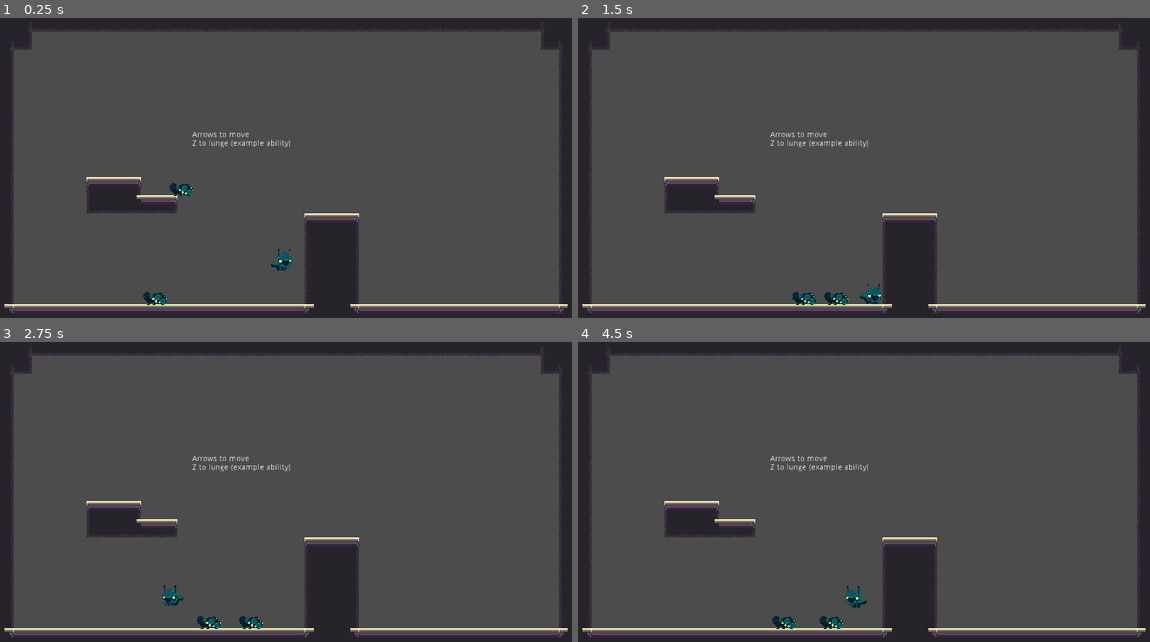
Above: before the commit, frames 1-4 (two rows, left to right).
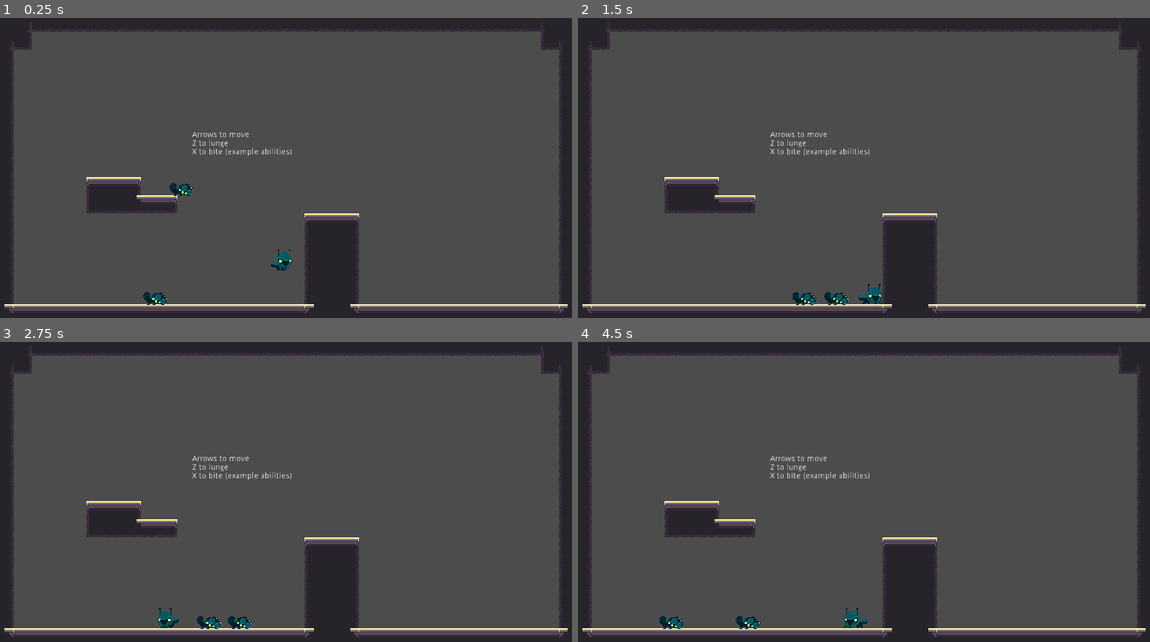
Above: after the commit, the same moments.

Repository: aveswoods/game-off-2021
Game: Godot game, scene res://creatures/test_scene.tscn
Two runs of this game, one before a commit and one after it. Both use one fixed random seed, a clock stepped at 60 frames per second and the inputs below. The project has no main scene, so this scene is started directly. Sound files missing from this copy of the repository are replaced by a short silence.
Inputs:
- Up to frame 1 (0.25 s): no input
- Up to frame 2 (1.5 s): hold Right (ui_right) from 0.53 s (still down); tap X (ui_select) at 0.6 s; tap Z (ui_accept) at 0.77, 0.8, 1.07, 1.35 s
- Up to frame 3 (2.75 s): tap Z (ui_accept) at 1.52, 1.82, 2.3 s; tap X (ui_select) at 1.55, 2.1 s; release Right (ui_right) at 2.03 s; hold Left (ui_left) from 2.03 s (still down)
- Up to frame 4 (4.5 s): release Left (ui_left) at 2.78 s; hold Right (ui_right) 2.78-4.28 s; tap X (ui_select) at 2.85, 4.35 s; tap Z (ui_accept) at 3.02, 3.32, 3.6, 3.77, 4.07 s; hold Left (ui_left) from 4.28 s (still down)

The runs differ from the first frame. In frame 1, 0.2% of the frame differs, in the area x 33-51%, y 40-47%; in frame 2, 0.3%; in frame 3, 0.7%; in frame 4, 1.1%, in the area x 14-51%, y 40-96%.

Commit message:
Implemented Bite action

Diff:
--- a/creatures/player/Player.gd
+++ b/creatures/player/Player.gd
@@ -27,6 +27,13 @@
 var _is_on_floor = false
 var _taking_damage = false
 var _damage_impulse = Vector2.ZERO
+
+
+func animate(name: String, flipped_h: bool = false, custom_blend : float = -1):
+	_sprite.flip_h(flipped_h)
+	_is_facing_left = flipped_h
+	_animation_player.play(name, custom_blend)
+
 
 # NOTE/BUG:
 # Damage is not applied if the user is inside a hitbox after the invincibility timer has expired!
@@ -82,7 +89,7 @@
 		velocity.x = lerp(velocity.x, 0, friction)
 
 		if _is_on_floor:
-			_animation_player.play("idle")
+			_animation_player.queue("idle")
 
 	# Add gravity
 	velocity.y += gravity
@@ -130,6 +137,8 @@
 	# Detect action input
 	if Input.is_action_just_pressed("ui_accept") and action1_script != null and not input_disabled:
 		action1_script.trigger()
+	if Input.is_action_just_pressed("ui_select") and action2_script != null and not input_disabled:
+		action2_script.trigger()
 
 
 func _on_InvincibilityTimer_timeout():
--- a/creatures/player/Player.tscn
+++ b/creatures/player/Player.tscn
@@ -10,7 +10,6 @@
 [sub_resource type="Animation" id=3]
 resource_name = "bite"
 length = 0.5
-loop = true
 tracks/0/type = "value"
 tracks/0/path = NodePath("CreatureSprite:frame")
 tracks/0/interp = 1
@@ -18,10 +17,10 @@
 tracks/0/imported = false
 tracks/0/enabled = true
 tracks/0/keys = {
-"times": PoolRealArray( 0, 0.1, 0.2, 0.3, 0.4, 0.5 ),
-"transitions": PoolRealArray( 1, 1, 1, 1, 1, 1 ),
+"times": PoolRealArray( 0, 0.1, 0.2, 0.3, 0.4 ),
+"transitions": PoolRealArray( 1, 1, 1, 1, 1 ),
 "update": 1,
-"values": [ 1, 2, 3, 4, 5, 6 ]
+"values": [ 1, 2, 3, 4, 5 ]
 }
 
 [sub_resource type="Animation" id=4]
@@ -66,7 +65,7 @@
 position = Vector2( -4, -5 )
 texture = ExtResource( 3 )
 hframes = 15
-frame = 14
+frame = 2
 script = ExtResource( 1 )
 
 [node name="CollisionShape2D" type="CollisionShape2D" parent="."]
--- /dev/null
+++ b/creatures/player/actions/bite_action.gd
@@ -0,0 +1,47 @@
+extends Area2D
+
+onready var _timer = $Timer
+
+var bite_damage = 1
+var bite_impact_impulse = 60
+var _can_bite = true
+var _is_dead_time = false
+var _player = null
+
+
+func equip(player):
+	_player = player
+	_player.add_child(self)
+
+
+func trigger():
+	if _can_bite:
+		var flipped = _player.is_facing_left()
+		if flipped:
+			scale.x = -1
+		_player.animate("bite", flipped)
+		_player.input_disabled = true
+		monitoring = true
+		_timer.start()
+
+
+func _on_Area2D_body_entered(body):
+	if body.is_in_group("enemy"):
+		var direction_x = -0.2 if _player.is_facing_left() else 0.2
+		body.take_damage(
+			bite_damage,
+			bite_impact_impulse * Vector2(direction_x, -1),
+			0.1
+		)
+
+
+func _on_Timer_timeout():
+	monitoring = false
+	if _is_dead_time:
+		_can_bite = true
+		_is_dead_time = false
+		scale.x = 1
+		_player.input_disabled = false
+	else:
+		_is_dead_time = true
+		_timer.start()
--- /dev/null
+++ b/creatures/player/actions/bite_action.tscn
@@ -0,0 +1,22 @@
+[gd_scene load_steps=3 format=2]
+
+[ext_resource path="res://creatures/player/actions/bite_action.gd" type="Script" id=1]
+
+[sub_resource type="RectangleShape2D" id=1]
+extents = Vector2( 36, 36 )
+
+[node name="Area2D" type="Area2D"]
+monitoring = false
+monitorable = false
+script = ExtResource( 1 )
+
+[node name="CollisionShape2D" type="CollisionShape2D" parent="."]
+position = Vector2( 37, 0 )
+shape = SubResource( 1 )
+
+[node name="Timer" type="Timer" parent="."]
+wait_time = 0.2
+one_shot = true
+
+[connection signal="body_entered" from="." to="." method="_on_Area2D_body_entered"]
+[connection signal="timeout" from="Timer" to="." method="_on_Timer_timeout"]
--- a/creatures/test_scene.gd
+++ b/creatures/test_scene.gd
@@ -1,7 +1,10 @@
 extends Node2D
 
 var lunge_action = load("res://creatures/player/actions/lunge_action.tscn").instance()
+var bite_action = load("res://creatures/player/actions/bite_action.tscn").instance()
 
 func _ready():
 	lunge_action.equip($Player)
+	bite_action.equip($Player)
 	$Player.action1_script = lunge_action
+	$Player.action2_script = bite_action
--- a/creatures/test_scene.tscn
+++ b/creatures/test_scene.tscn
@@ -4,7 +4,6 @@
 [ext_resource path="res://Scenes/Tilemaps/TileMap_Floor.tres" type="TileSet" id=2]
 [ext_resource path="res://creatures/enemies/test/TestEnemy.tscn" type="PackedScene" id=3]
 [ext_resource path="res://creatures/test_scene.gd" type="Script" id=4]
-
 
 [node name="Node2D" type="Node2D"]
 script = ExtResource( 4 )
@@ -29,12 +28,13 @@
 position = Vector2( 254.798, 452.775 )
 
 [node name="RichTextLabel" type="RichTextLabel" parent="."]
-margin_left = 346.004
-margin_top = 207.246
-margin_right = 609.004
-margin_bottom = 247.246
+margin_left = 346.0
+margin_top = 207.0
+margin_right = 609.0
+margin_bottom = 272.0
 text = "Arrows to move
-Z to lunge (example ability)"
+Z to lunge
+X to bite (example abilities)"
 __meta__ = {
 "_edit_use_anchors_": false
 }
--- a/creatures/test_scene2.tscn
+++ b/creatures/test_scene2.tscn
@@ -40,12 +40,13 @@
 position = Vector2( 92.4142, 210.184 )
 
 [node name="RichTextLabel" type="RichTextLabel" parent="."]
-margin_left = 232.611
-margin_top = 35.8972
-margin_right = 495.611
-margin_bottom = 75.8972
+margin_left = 233.0
+margin_top = 36.0
+margin_right = 496.0
+margin_bottom = 86.0
 text = "Arrows to move
-Z to lunge (example ability)"
+Z to lunge
+X to bite (example abilities)"
 __meta__ = {
 "_edit_use_anchors_": false
 }
--- a/creatures/test_scene3.tscn
+++ b/creatures/test_scene3.tscn
@@ -4,7 +4,6 @@
 [ext_resource path="res://creatures/enemies/test/TestEnemy.tscn" type="PackedScene" id=2]
 [ext_resource path="res://creatures/player/Player.tscn" type="PackedScene" id=3]
 [ext_resource path="res://creatures/test_scene.gd" type="Script" id=4]
-
 
 [node name="Node2D" type="Node2D"]
 script = ExtResource( 4 )
@@ -29,12 +28,13 @@
 position = Vector2( 766.857, 311.254 )
 
 [node name="RichTextLabel" type="RichTextLabel" parent="."]
-margin_left = 232.611
-margin_top = 35.8972
-margin_right = 495.611
-margin_bottom = 75.8972
+margin_left = 233.0
+margin_top = 36.0
+margin_right = 496.0
+margin_bottom = 102.0
 text = "Arrows to move
-Z to lunge (example ability)"
+Z to lunge
+X to bite (example abilities)"
 __meta__ = {
 "_edit_use_anchors_": false
 }
